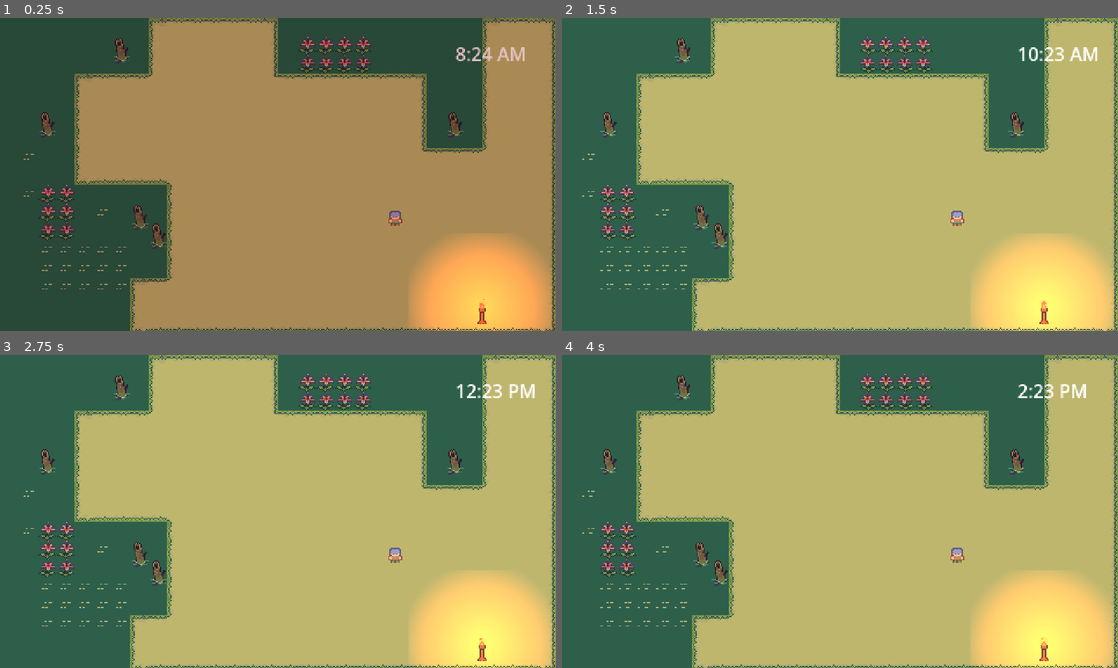
Above: before the commit, frames 1-4 (two rows, left to right).
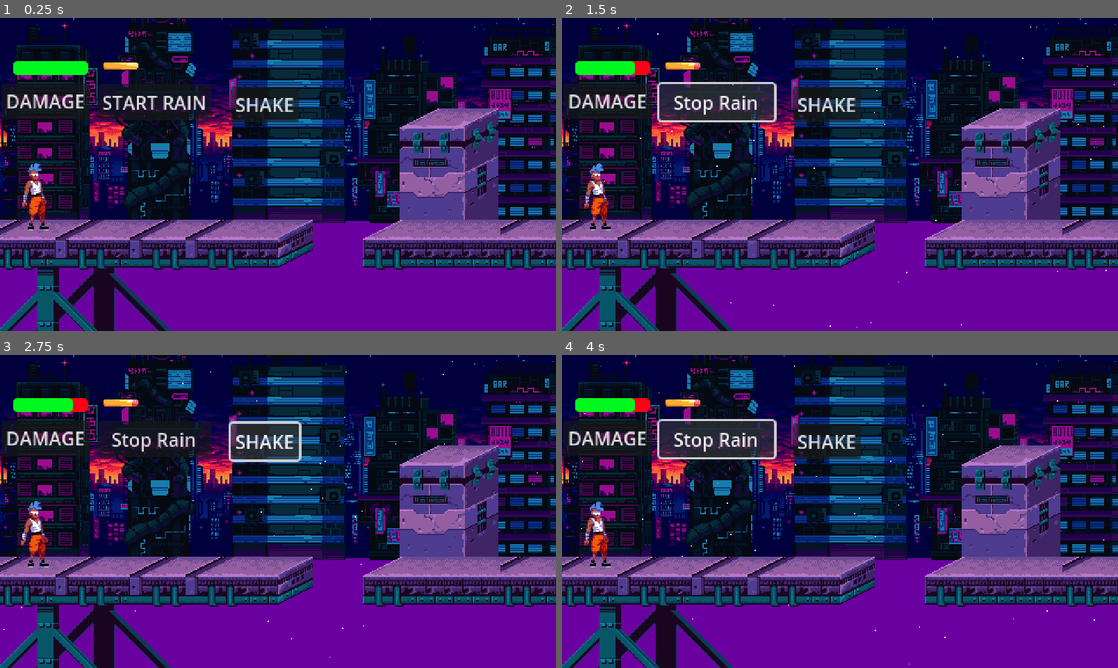
Above: after the commit, the same moments.

Repository: kahanscious/godot-tutorials
Game: Godot game, scene res://levels/test_level.tscn
Two runs of this game, one before a commit and one after it. Both use one fixed random seed, a clock stepped at 60 frames per second and the inputs below. Before the commit the project starts from res://levels/example_scene.tscn.
Inputs (mouse positions are in pixels of both pictures, inside the frame that each line leads up to):
- Up to frame 1 (0.25 s): no input
- Up to frame 2 (1.5 s): click (606, 99) at 0.5 s, where only the run after the commit has a clickable "DAMAGE"; click (717, 102) at 1.25 s, where only the run after the commit has a clickable "START RAIN"
- Up to frame 3 (2.75 s): click (266, 442) at 2 s, where only the run after the commit has a clickable "SHAKE"
- Up to frame 4 (4 s): click (717, 439) at 2.75 s, where only the run after the commit has a clickable "Stop Rain"; click (717, 439) at 3.5 s, where only the run after the commit has a clickable "Start Rain"

The runs differ from the first frame. In frame 1, 100% of the frame differs, in the area x 0-100%, y 0-100%; in frame 2, 100%; in frame 3, 100%; in frame 4, 100%.

Commit message:
getters and setters

Diff:
--- a/fx/rain_manager.gd
+++ b/fx/rain_manager.gd
@@ -17,7 +17,7 @@
 		position = Vector2(0, -200)
 
 
-func _process(delta: float) -> void:
+func _process(_delta: float) -> void:
 	if rain_particles:
 		var camera: Camera2D = get_node_or_null("/root/TestLevel/Player/Camera2D")
 		if camera:
--- a/levels/level.gd
+++ b/levels/level.gd
@@ -9,23 +9,17 @@
 @onready var texture_progress_bar: TextureProgressBar = $TextureProgressBar
 
 
-# Called when the node enters the scene tree for the first time.
 func _ready() -> void:
 	RenderingServer.set_default_clear_color(Color(0.42, 0, 0.63))
 
 	if rain_manager:
 		rain_manager.intensity = 0.0
 
-	progress_bar.value = player.current_health
+	progress_bar.value = player.health
 	progress_bar.max_value = player.max_health
 
-	texture_progress_bar.value = player.current_health
+	texture_progress_bar.value = player.health
 	texture_progress_bar.max_value = player.max_health
-
-
-# Called every frame. 'delta' is the elapsed time since the previous frame.
-func _process(delta: float) -> void:
-	pass
 
 
 func _on_button_pressed() -> void:
@@ -45,6 +39,8 @@
 
 
 func _on_damage_button_pressed() -> void:
-	player.take_damage(20)
-	progress_bar.value = player.current_health
-	texture_progress_bar.value = player.current_health
+	print("Before damage: ", player.health)
+
+	player.health -= 20
+
+	print("After damage: ", player.health)
--- a/project.godot
+++ b/project.godot
@@ -11,7 +11,7 @@
 [application]
 
 config/name="godot tutorials"
-run/main_scene="res://levels/example_scene.tscn"
+run/main_scene="res://levels/test_level.tscn"
 config/features=PackedStringArray("4.3", "GL Compatibility")
 config/icon="res://icon.svg"
 
@@ -64,6 +64,11 @@
 "events": [Object(InputEventKey,"resource_local_to_scene":false,"resource_name":"","device":-1,"window_id":0,"alt_press …(192 unchanged characters)…
 ]
 }
+break_rock={
+"deadzone": 0.5,
+"events": [Object(InputEventKey,"resource_local_to_scene":false,"resource_name":"","device":-1,"window_id":0,"alt_pressed":false,"shift_pressed":false,"ctrl_pressed":false,"meta_pressed":false,"pressed":false,"keycode":0,"physical_keycode":81,"key_label":0,"unicode":113,"location":0,"echo":false,"script":null)
+]
+}
 
 [layer_names]
 
--- a/scenes/player/player.gd
+++ b/scenes/player/player.gd
@@ -4,6 +4,8 @@
 @onready var sprite: Sprite2D = $Sprite2D
 @onready var animations: AnimationPlayer = $AnimationPlayer
 @onready var player_particle_manager: PlayerParticleManager = $PlayerParticleManager
+@onready var progress_bar: ProgressBar = $"../ProgressBar"
+@onready var texture_progress_bar: TextureProgressBar = $"../TextureProgressBar"
 
 @export_category("Ground Movement")
 @export var speed: float = 200.0
@@ -26,12 +28,20 @@
 @export_category("Health")
 @export var max_health: int = 100
 
+var health: int = 100:
+	set(value):
+		health = clamp(value, 0, max_health)
+		if is_node_ready():
+			progress_bar.value = health
+			texture_progress_bar.value = health
+	get:
+		return health
+
 var was_on_floor: bool = false
 var can_coyote_jump: bool = false
 var jump_pressed: bool = false
 var jump_buffer_timer: Timer
 var direction: float
-var current_health: int = 100
 
 var can_dash: bool = true
 var is_dashing: bool = false
@@ -41,7 +51,6 @@
 
 
 func _ready() -> void:
-	current_health = max_health
 	jump_buffer_timer = Timer.new()
 	jump_buffer_timer.one_shot = true
 	jump_buffer_timer.timeout.connect(func(): jump_pressed = false)
@@ -151,7 +160,3 @@
 
 func refresh_dash() -> void:
 	can_dash = true
-
-
-func take_damage(amount: int) -> void:
-	current_health -= amount
